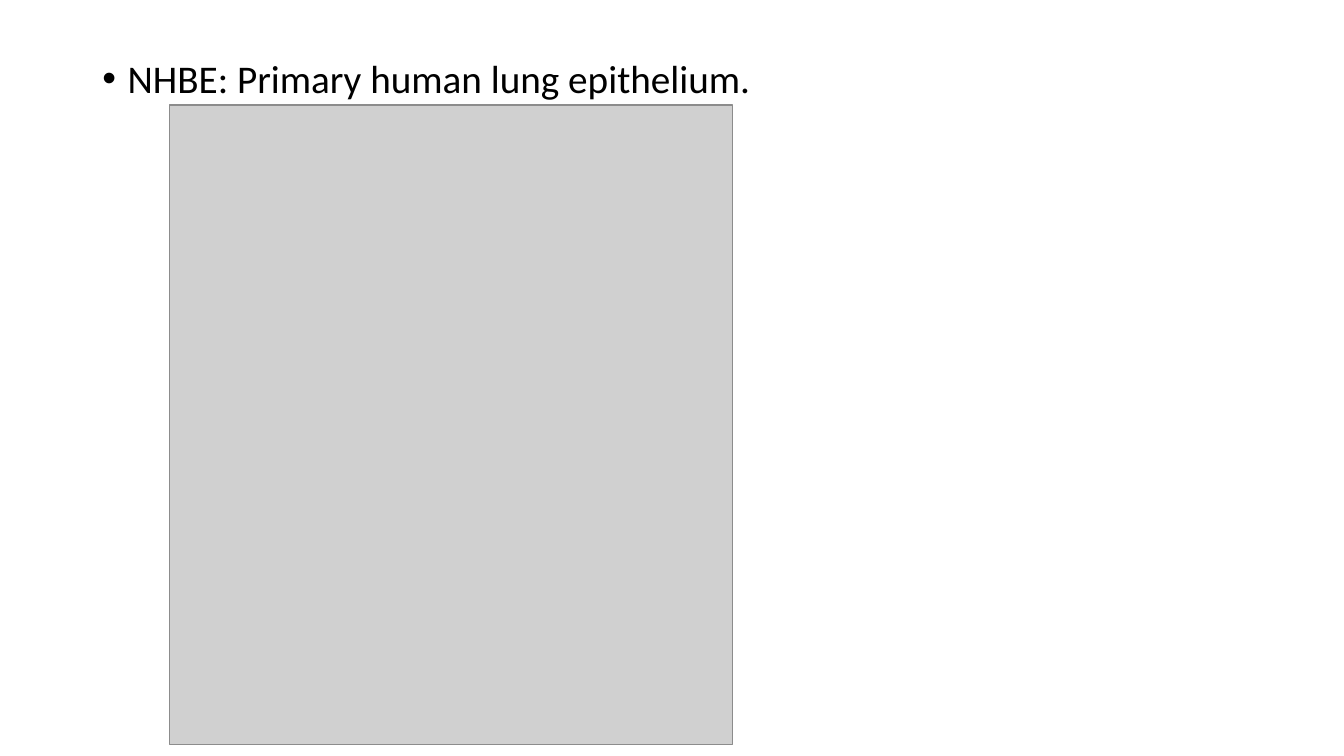
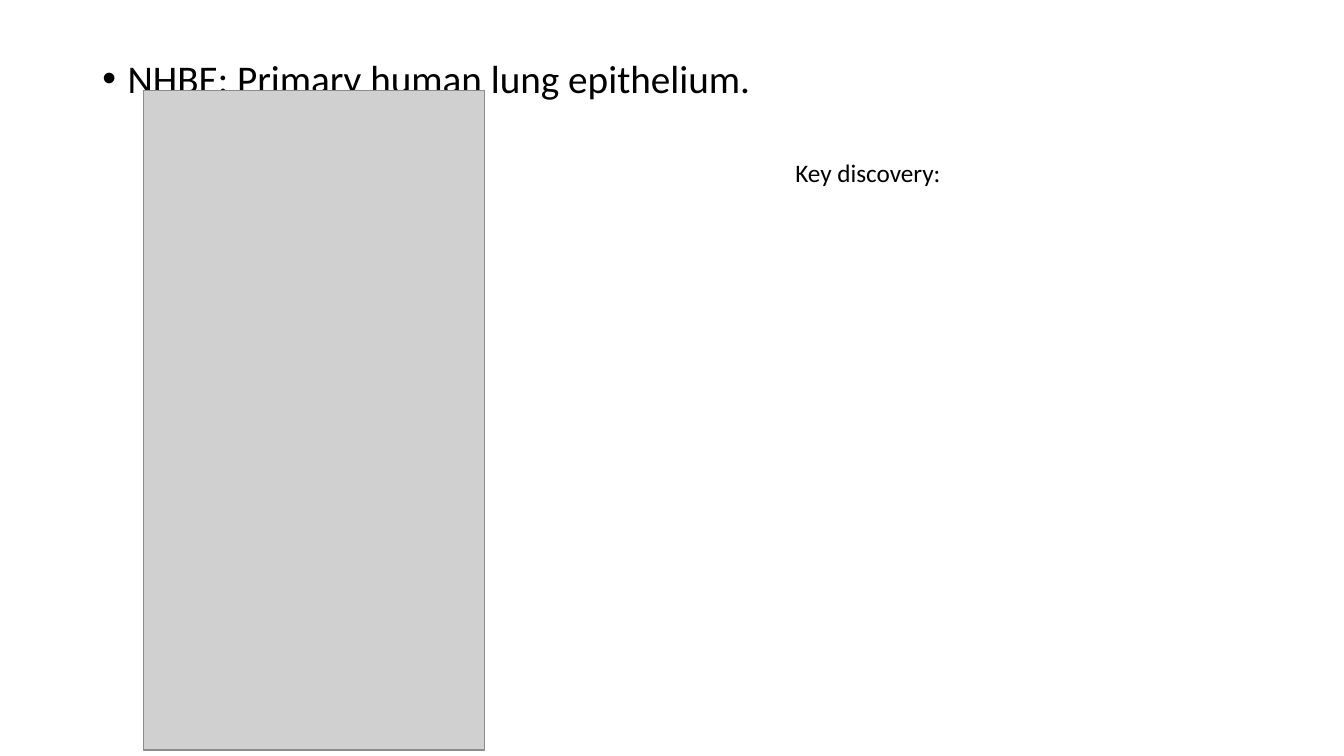
Before and after one commit to zongyue1010/pager-cov_application, a slide deck: slide 3 of Literature/COVID_slides.pptx (slide 2 before the commit). Drawn at 1344x756 pixels with LibreOffice and Linux fonts; fonts in the diff are those of the drawing; grey boxes stand for pictures. Boxes give left, top, right and bottom in pixels: in the first picture for what was removed or moved away, otherwise in the second. Text is boxed around its words. In the diff, an @@ line names an element or a change of style, - is before the commit and + after.

```diff
--- a/Literature/COVID_slides.pptx
+++ b/Literature/COVID_slides.pptx
@@ picture: place and size @@
-picture at <box>169,105,732,744</box>
+picture at <box>143,91,484,751</box>
@@ text added at <box>795,164,940,186</box>, 18 pt, text #000000 @@
+Key discovery:
```
Also in this commit, not shown: 1 slide added, 14 other files.
